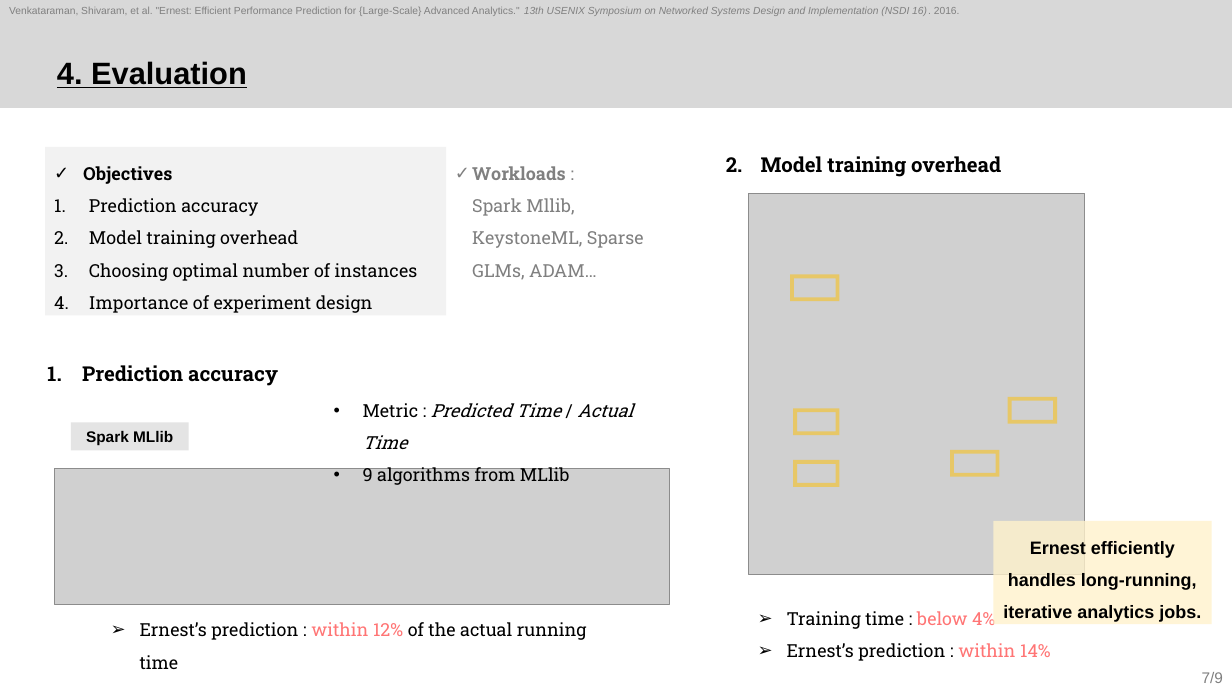
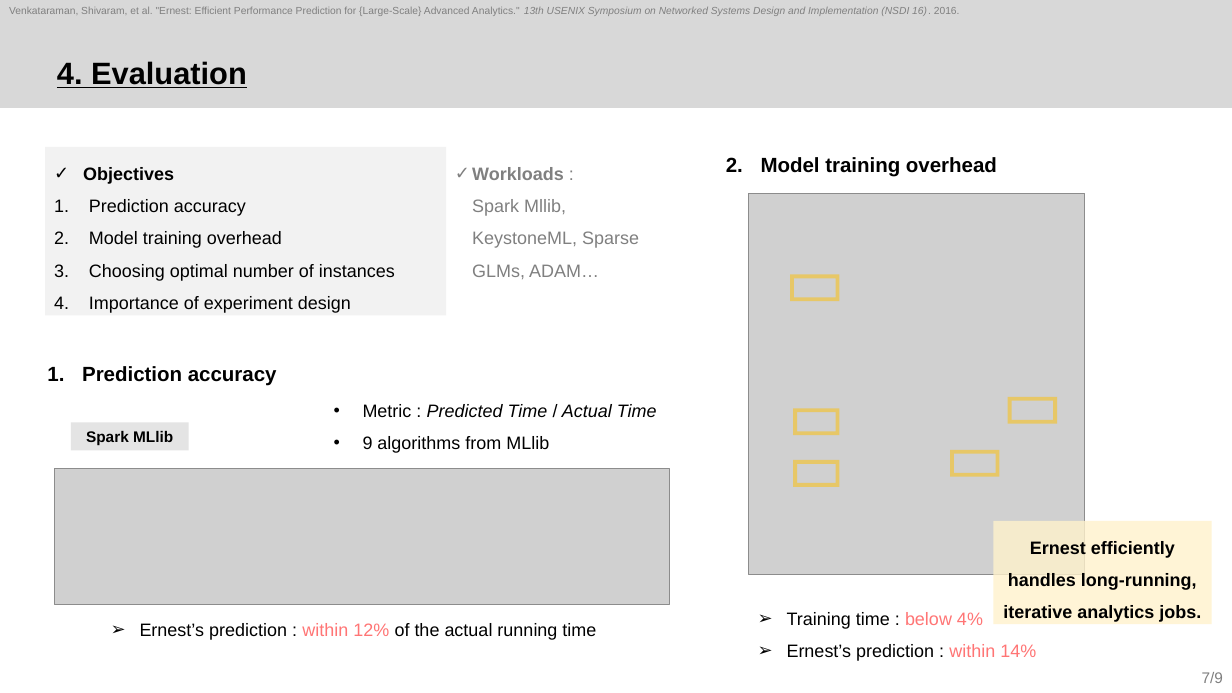
Before and after one commit to sohee98/2022-2nd-Course, a slide deck: slide 7 of Cloud Computing/Paper review/3. Ernest/22.11.22_Ernest_SoheeKim.pptx. Drawn at 1232x693 pixels with LibreOffice and Linux fonts; fonts in the diff are those of the drawing; grey boxes stand for pictures. Boxes give left, top, right and bottom in pixels: in the first picture for what was removed or moved away, otherwise in the second. Text is boxed around its words. In the diff, an @@ line names an element or a change of style, - is before the commit and + after.

```diff
--- a/Cloud Computing/Paper review/3. Ernest/22.11.22_Ernest_SoheeKim.pptx
+++ b/Cloud Computing/Paper review/3. Ernest/22.11.22_Ernest_SoheeKim.pptx
@@ font Roboto Slab to Arial in 7 elements at [45,147,446,315], [363,404,657,453], [140,623,596,640], [82,366,277,386], [761,157,997,177], [787,612,1036,661], [472,167,639,279] @@
```
Also in this commit, not shown: 7 other slides changed, 2 other files.
